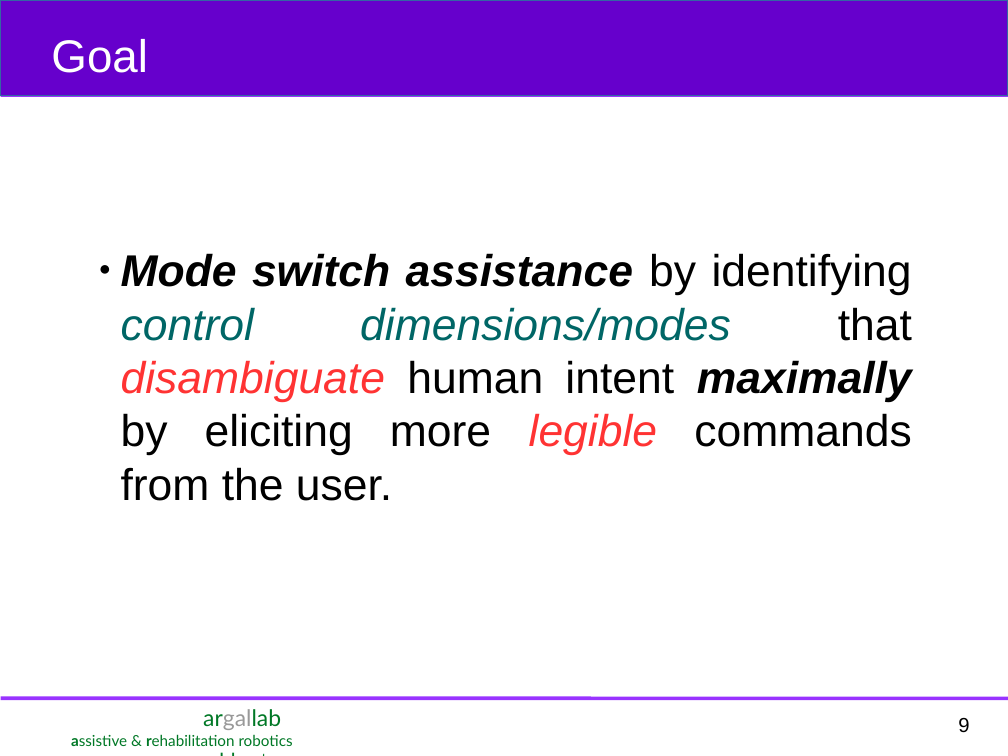
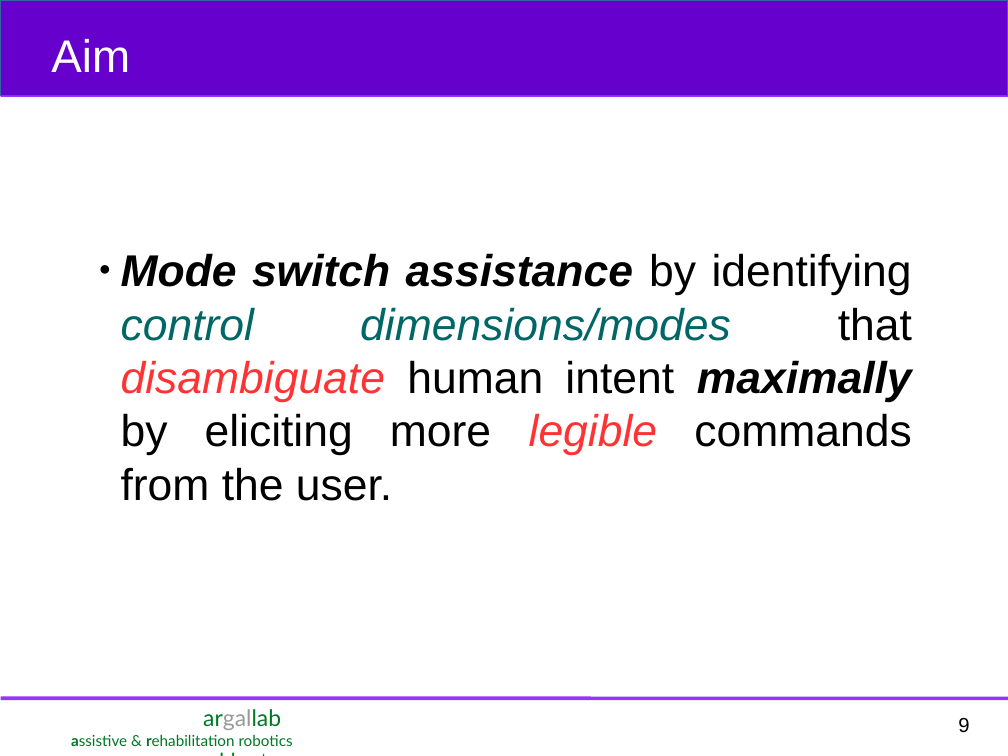
Before and after one commit to deepakgopinath/Quals_Stuff, a slide deck: slide 9 of Presentation/Deepak_ME_Quals.odp. Drawn at 1008x756 pixels with LibreOffice and Linux fonts; fonts in the diff are those of the drawing. Boxes give left, top, right and bottom in pixels: in the first picture for what was removed or moved away, otherwise in the second. Text is boxed around its words. In the diff, an @@ line names an element or a change of style, - is before the commit and + after.

```diff
--- a/Presentation/Deepak_ME_Quals.odp
+++ b/Presentation/Deepak_ME_Quals.odp
@@ text at (51, 39, 130, 72): text changed @@
-Goal
+Aim
```
Also in this commit, not shown: 8 other slides changed, 2 slides added, 1 slide removed, 3 other files.
